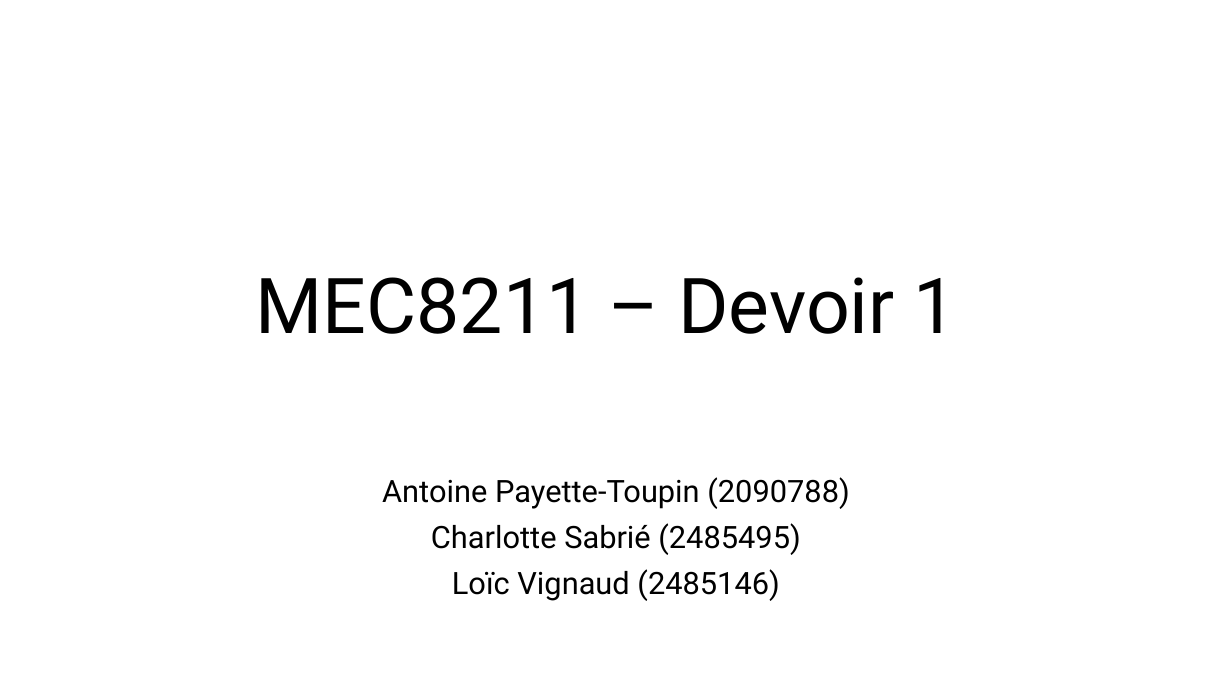
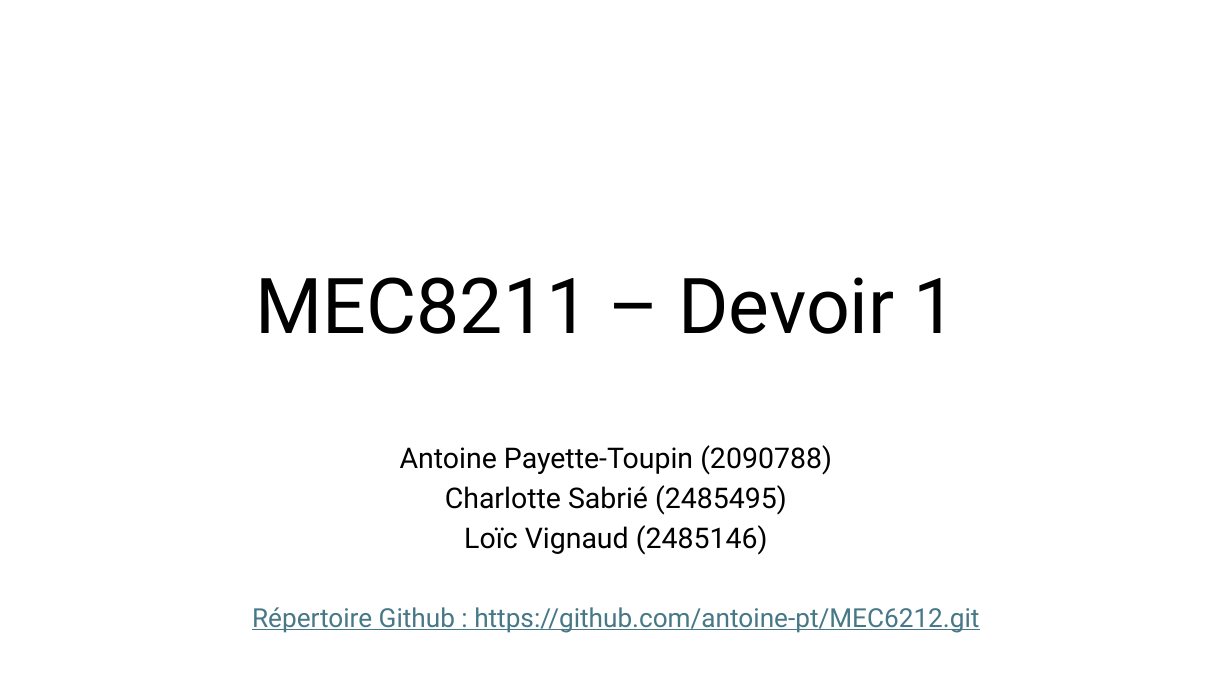
Before and after one commit to antoine-pt/MEC8211, a slide deck: slide 1 of MEC8211-Devoir1.pptx. Drawn at 1232x693 pixels with LibreOffice and Linux fonts; fonts in the diff are those of the drawing. Boxes give left, top, right and bottom in pixels: in the first picture for what was removed or moved away, otherwise in the second. Text is boxed around its words. In the diff, an @@ line names an element or a change of style, - is before the commit and + after.

Commit message:
Ajout de l'adresse du repo

```diff
--- a/MEC8211-Devoir1.pptx
+++ b/MEC8211-Devoir1.pptx
@@ subtitle "Antoine Payette-Toupin (2090788)" moved from (x1=382, y1=477, x2=849, y2=601) to (x1=252, y1=445, x2=979, y2=633) @@
@@ subtitle at (x1=400, y1=445, x2=832, y2=555): size 24 to 22.2 pt in "Antoine Payette-Toupin (2090788)", "Charlotte Sabrié (2485495)", "Loïc Vignaud (2485146)"; line spacing 0.9 to 0.8 @@
@@ subtitle at (x1=252, y1=607, x2=979, y2=633): paragraph added @@
+Répertoire Github : https://github.com/antoine-pt/MEC6212.git
```
